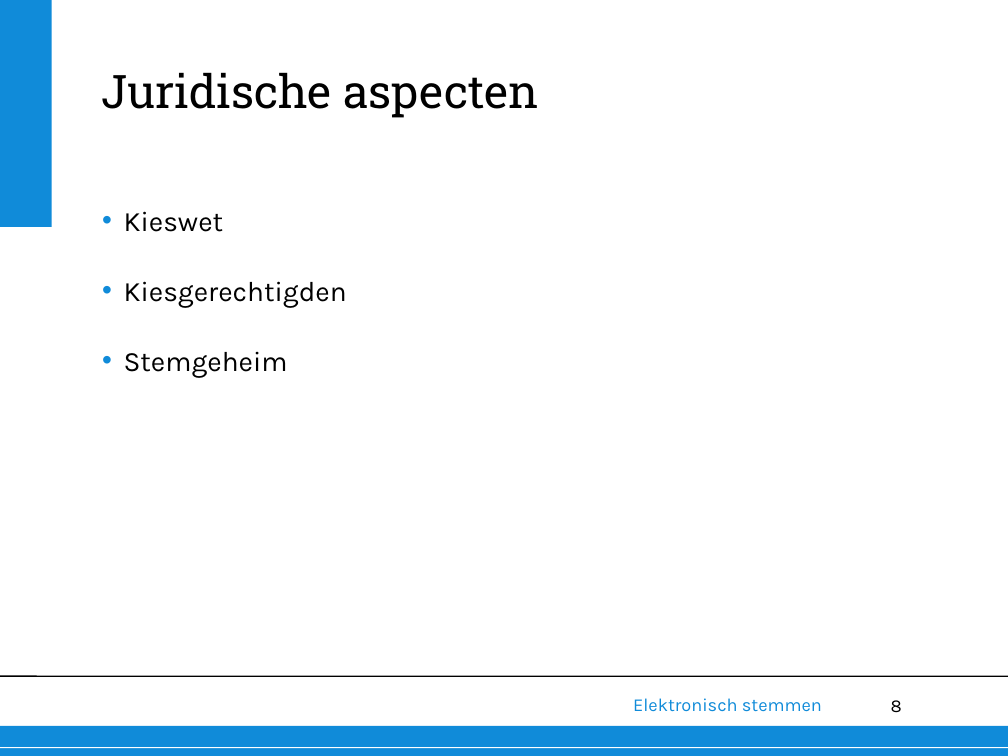
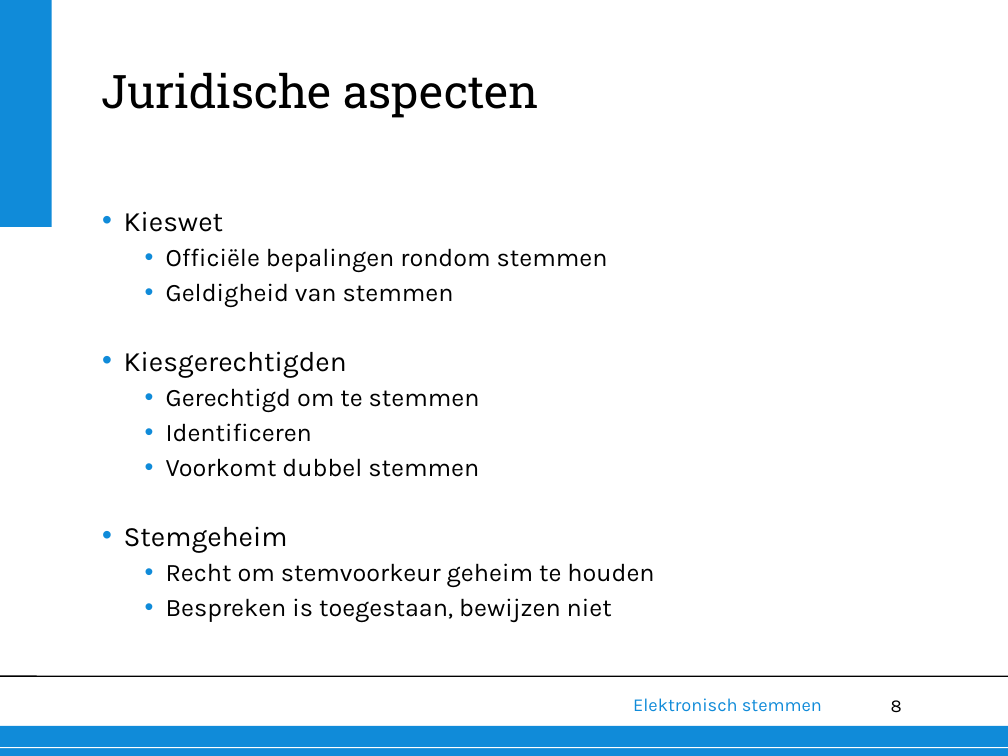
Before and after one commit to deazurain/ethiek, a slide deck: slide 8 of presentatie/presentatie.pptx. Drawn at 1008x756 pixels with LibreOffice and Linux fonts; fonts in the diff are those of the drawing; background and template pictures are left out. Boxes give left, top, right and bottom in pixels: in the first picture for what was removed or moved away, otherwise in the second. Text is boxed around its words. In the diff, an @@ line names an element or a change of style, - is before the commit and + after.

```diff
--- a/presentatie/presentatie.pptx
+++ b/presentatie/presentatie.pptx
@@ text at (166,248,608,308): paragraphs added @@
+  • Officiële bepalingen rondom stemmen
+  • Geldigheid van stemmen
@@ text at (166,388,480,477): paragraphs added @@
+  • Gerechtigd om te stemmen
+  • Identificeren
+  • Voorkomt dubbel stemmen
@@ text at (166,563,654,623): paragraphs added @@
+  • Recht om stemvoorkeur geheim te houden
+  • Bespreken is toegestaan, bewijzen niet
```
Also in this commit, not shown: 6 other slides changed.
